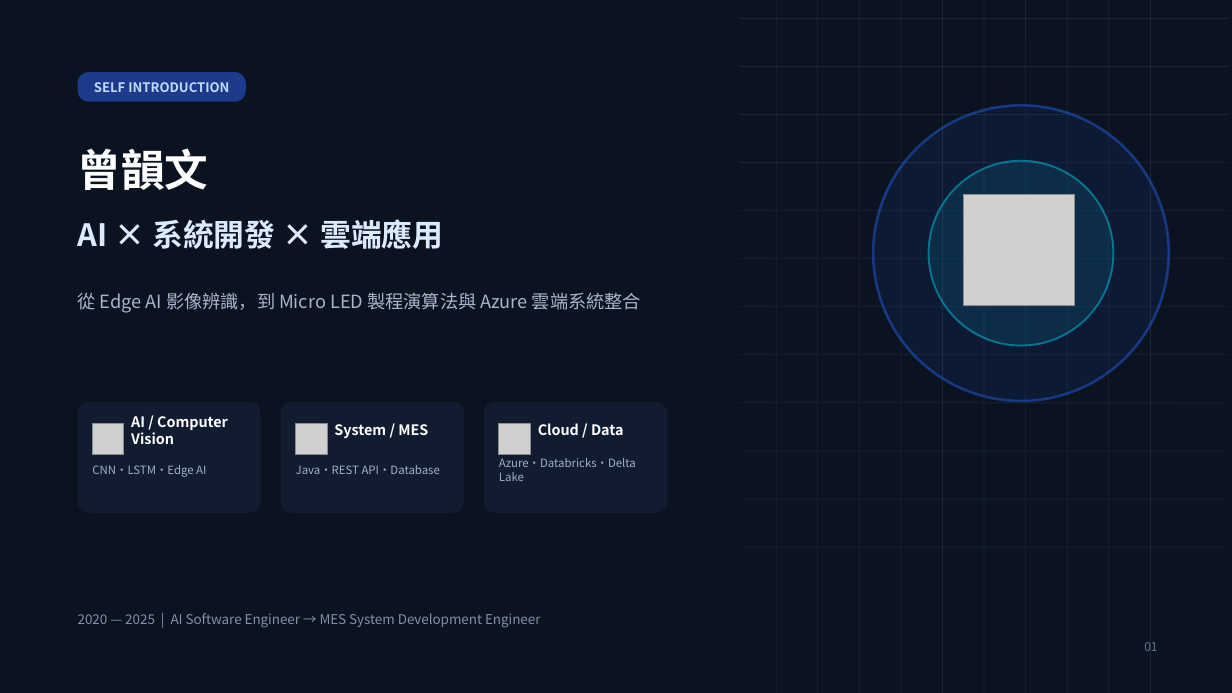
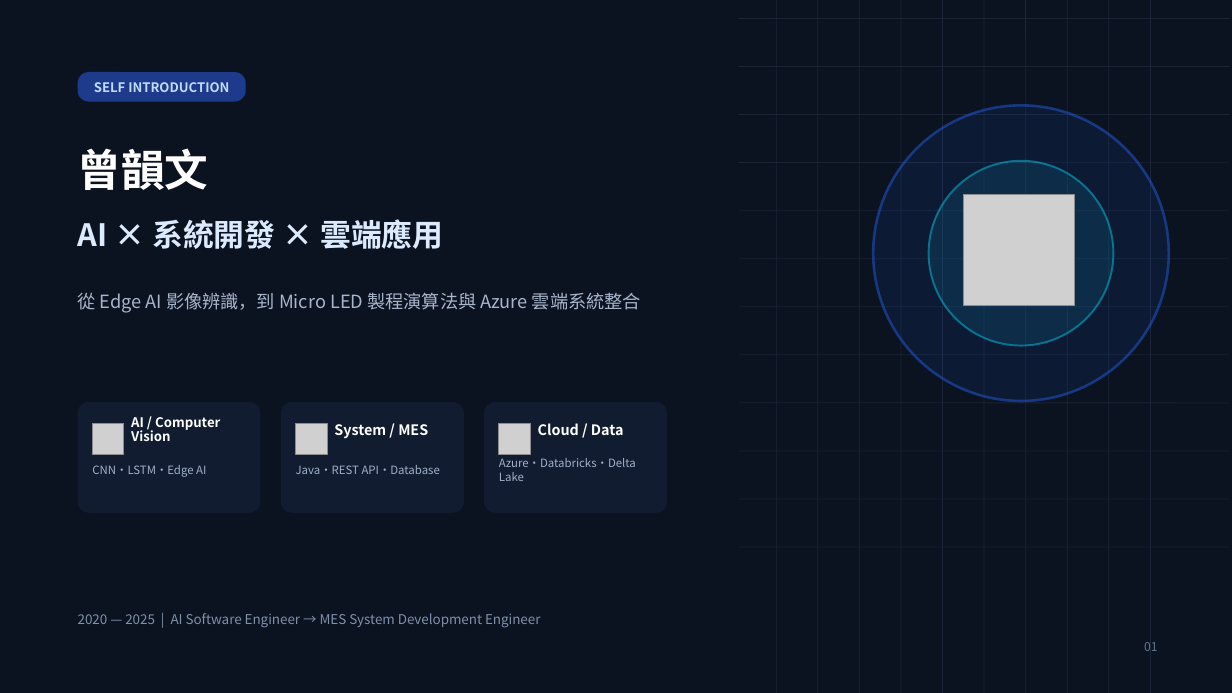
Before and after one commit to tsenguw/Upload-File, a slide deck: slide 1 of 自我介紹_優化版.pptx. Drawn at 1232x693 pixels with LibreOffice and Linux fonts; fonts in the diff are those of the drawing; grey boxes stand for pictures. Boxes give left, top, right and bottom in pixels: in the first picture for what was removed or moved away, otherwise in the second. Text is boxed around its words. In the diff, an @@ line names an element or a change of style, - is before the commit and + after.

```diff
--- a/自我介紹_優化版.pptx
+++ b/自我介紹_優化版.pptx
@@ text "AI / Computer Vision" at bbox=[131, 417, 220, 441]: size 11.2 to 10.4 pt; line spacing 1 to 0.9 @@
```
Also in this commit, not shown: 3 other slides changed, 4 slides added, 1 other file.
